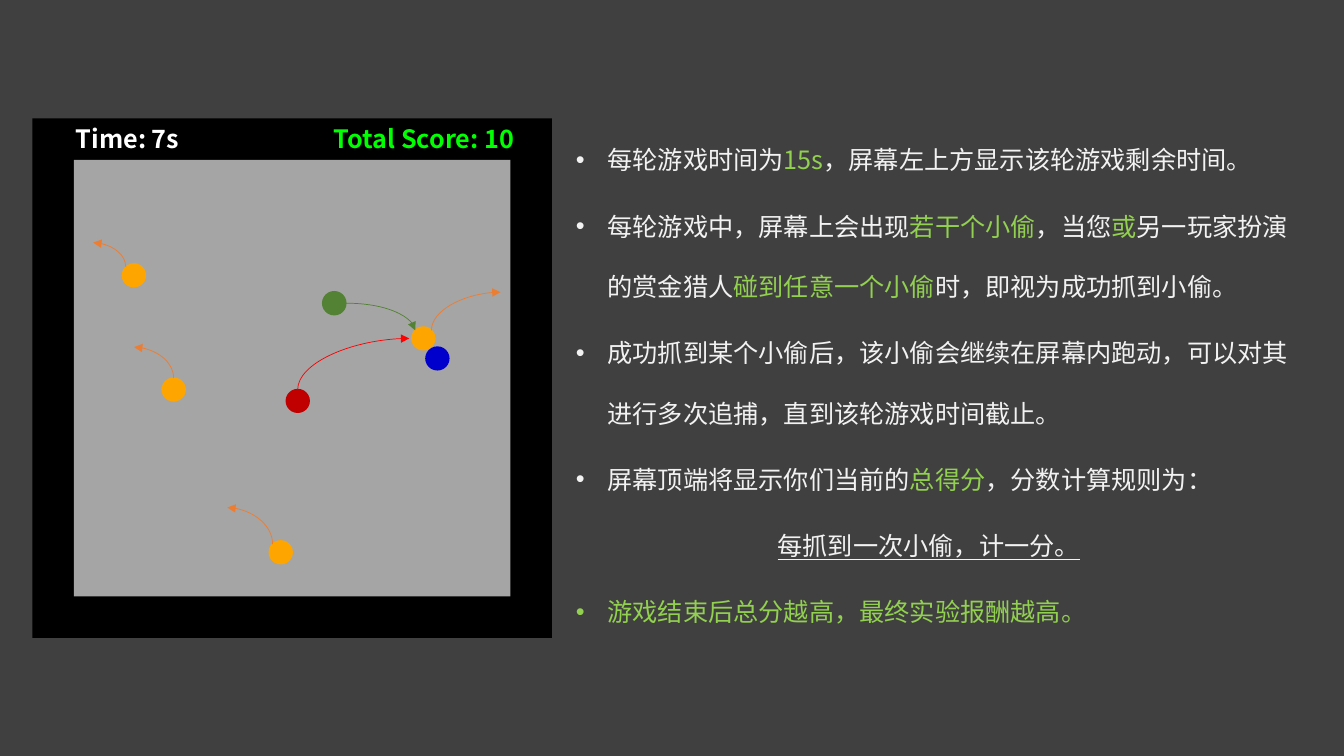
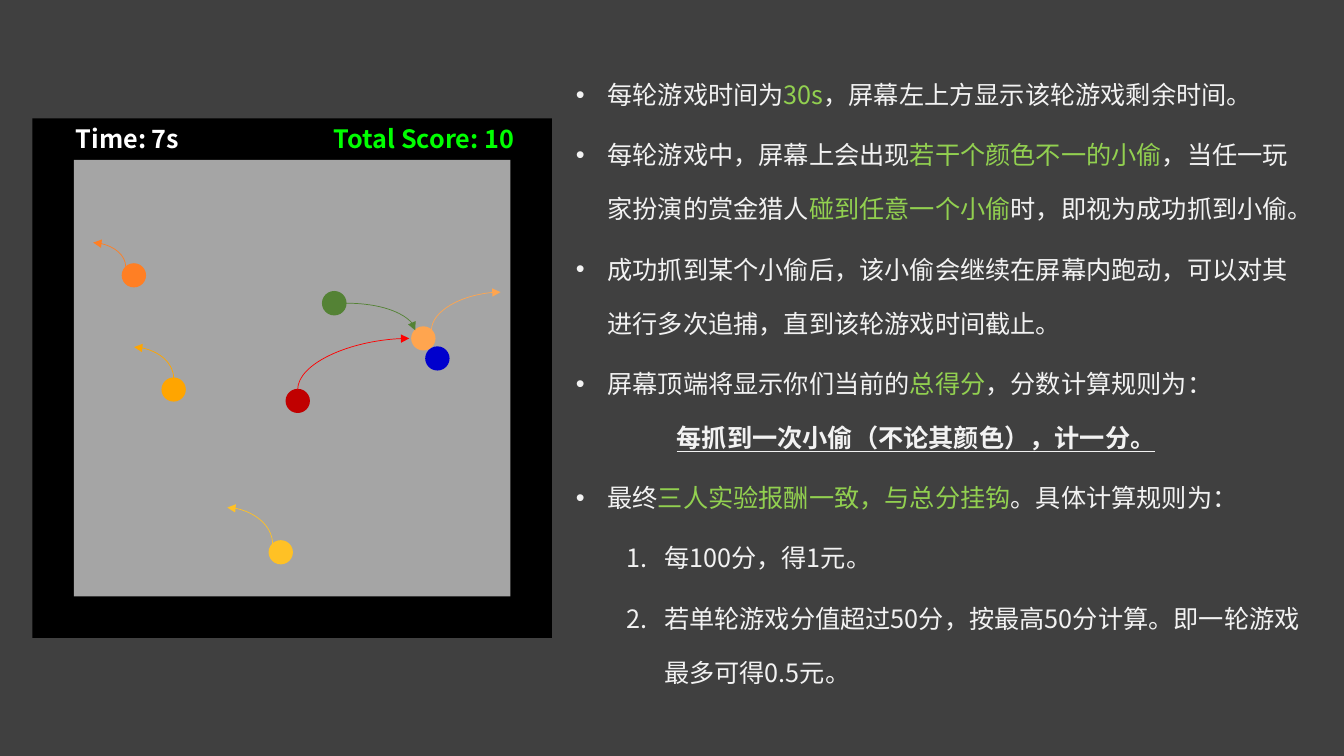
Before and after one commit to ChenyaGu/imagineWeCooperation, a slide deck: slide 4 of pictures/introduction.pptx (slide 5 before the commit). Drawn at 1344x756 pixels with LibreOffice and Linux fonts; fonts in the diff are those of the drawing. Boxes give left, top, right and bottom in pixels: in the first picture for what was removed or moved away, otherwise in the second. Text is boxed around its words. In the diff, an @@ line names an element or a change of style, - is before the commit and + after.

```diff
--- a/pictures/introduction.pptx
+++ b/pictures/introduction.pptx
@@ text "每轮游戏时间为30s，屏幕左上方显示该轮游戏剩余时间。": place and size @@
-text "每轮游戏时间为30s，屏幕左上方显示该轮游戏剩余时间。" at (607,148,1287,624)
+text "每轮游戏时间为30s，屏幕左上方显示该轮游戏剩余时间。" at (607,83,1313,684)
@@ text at (607,83,1313,221): text changed @@
-• 每轮游戏时间为15s，屏幕左上方显示该轮游戏剩余时间。
-• 每轮游戏中，屏幕上会出现若干个小偷，当您或另一玩家扮演的赏金猎人碰到任意一个小偷时，即视为成功抓到小偷。
+• 每轮游戏时间为30s，屏幕左上方显示该轮游戏剩余时间。
+• 每轮游戏中，屏幕上会出现若干个颜色不一的小偷，当任一玩家扮演的赏金猎人碰到任意一个小偷时，即视为成功抓到小偷。
@@ curved arrow (126, 267) - (93, 243): stroke #ED7D31 0.5 pt to #FF7F24 0.5 pt @@
@@ ellipse at (122,264,145,287): fill #FFA500 to #FF7F24; outline #FFA500 1 pt to #FF7F24 1 pt @@
@@ text at (607,258,1287,396): line spacing 2 to 1.8; less space between paragraphs @@
@@ curved arrow (432, 331) - (501, 292): stroke #ED7D31 0.5 pt to #FFA54F 0.5 pt @@
@@ ellipse at (412,327,436,350): fill #FFA500 to #FFA54F; outline #FFA500 1 pt to #FFA54F 1 pt @@
@@ curved arrow (173, 378) - (134, 347): stroke #ED7D31 0.5 pt to #FFA500 0.5 pt @@
@@ text at (607,425,1300,684): text changed; text colour #92D050 to #F2F2F2 @@
-每抓到一次小偷，计一分。
-• 游戏结束后总分越高，最终实验报酬越高。
+每抓到一次小偷（不论其颜色），计一分。
+• 最终三人实验报酬一致，与总分挂钩。具体计算规则为：
+  1. 每100分，得1元。
+  2. 若单轮游戏分值超过50分，按最高50分计算。即一轮游戏最多可得0.5元。
@@ curved arrow (272, 544) - (227, 508): stroke #ED7D31 0.5 pt to #FFC125 0.5 pt @@
@@ ellipse at (269,541,292,565): fill #FFA500 to #FFC125; outline #FFA500 1 pt to #FFC125 1 pt @@
```
Also in this commit, not shown: 2 other slides changed, 1 slide added, 2 slides removed, 2 other files.
